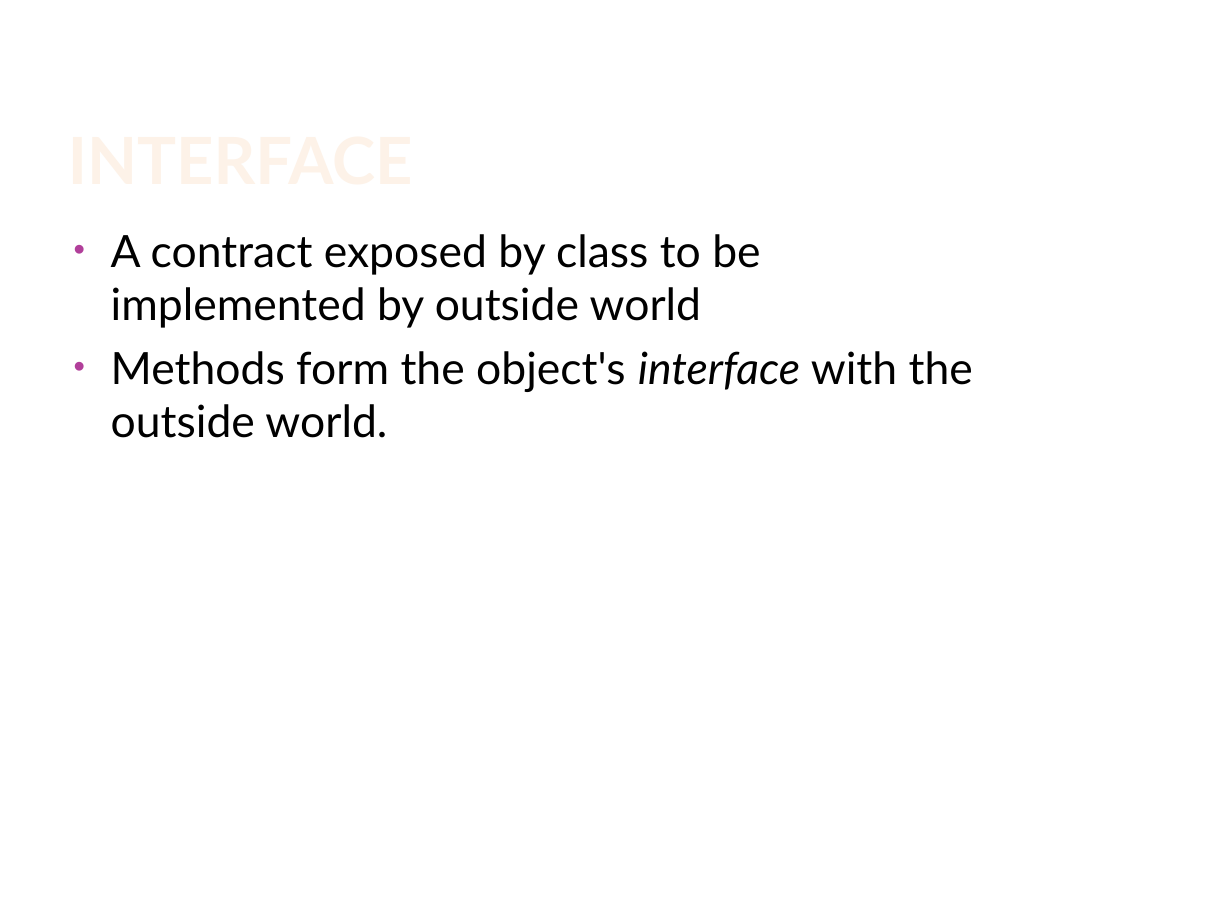
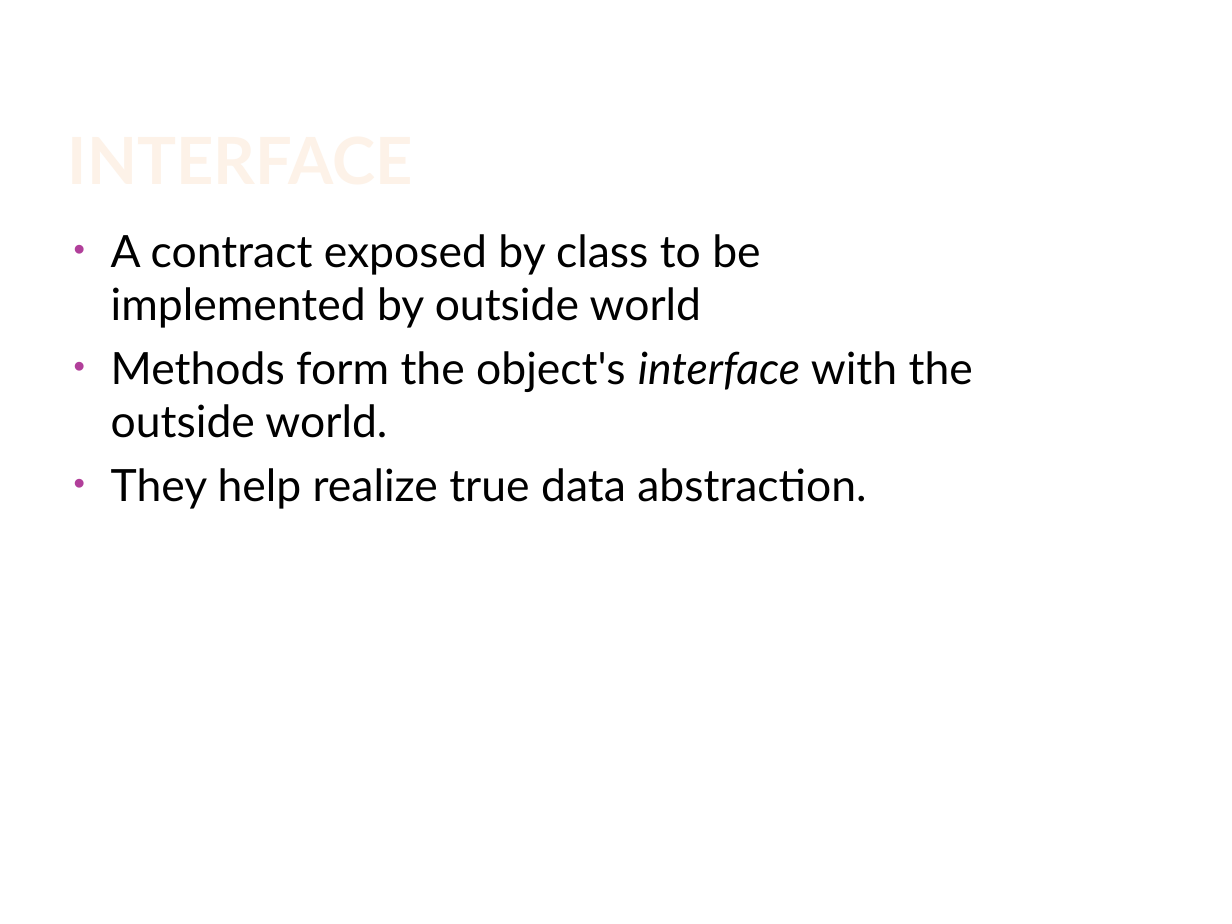
Before and after one commit to sanjeevir/all-my-resources, a slide deck: slide 39 of java/Object orientation.pptx (slide 21 before the commit). Drawn at 1232x924 pixels with LibreOffice and Linux fonts; fonts in the diff are those of the drawing; background and template pictures are left out. Boxes give left, top, right and bottom in pixels: in the first picture for what was removed or moved away, otherwise in the second. Text is boxed around its words. In the diff, an @@ line names an element or a change of style, - is before the commit and + after.

```diff
--- a/java/Object orientation.pptx
+++ b/java/Object orientation.pptx
@@ text at (111, 468, 866, 509): paragraph added @@
+• They help realize true data abstraction.
```
Also in this commit, not shown: 4 other slides changed, 20 slides added, 2 slides removed.
